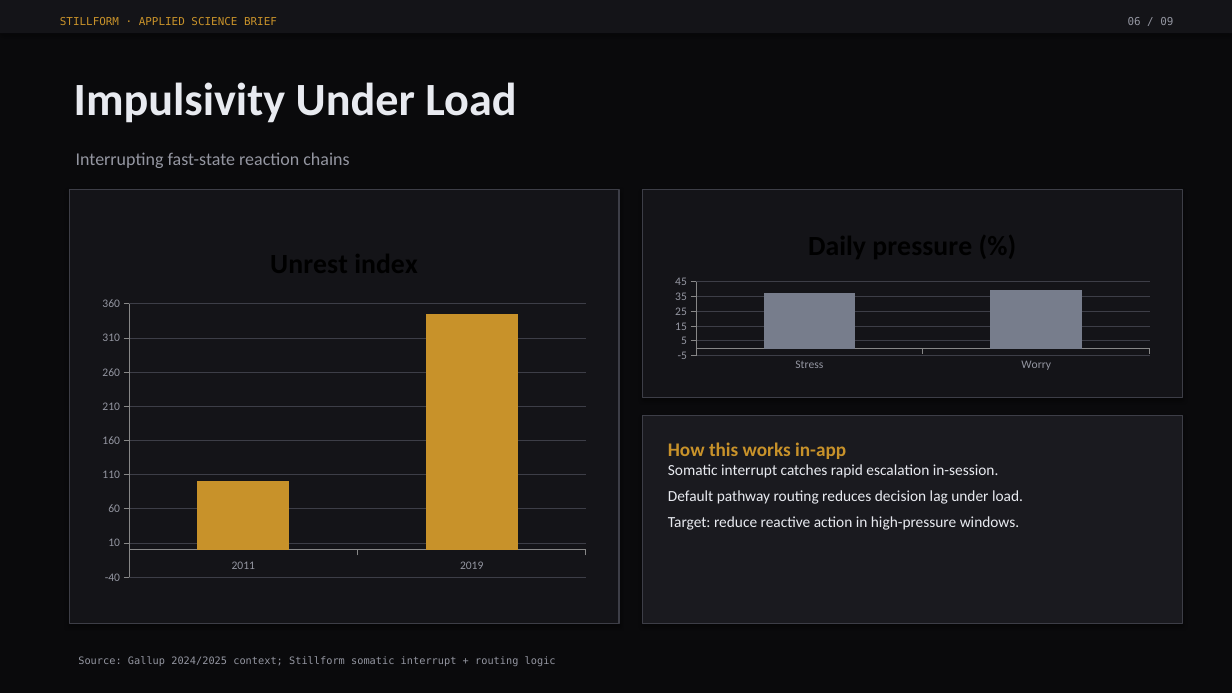
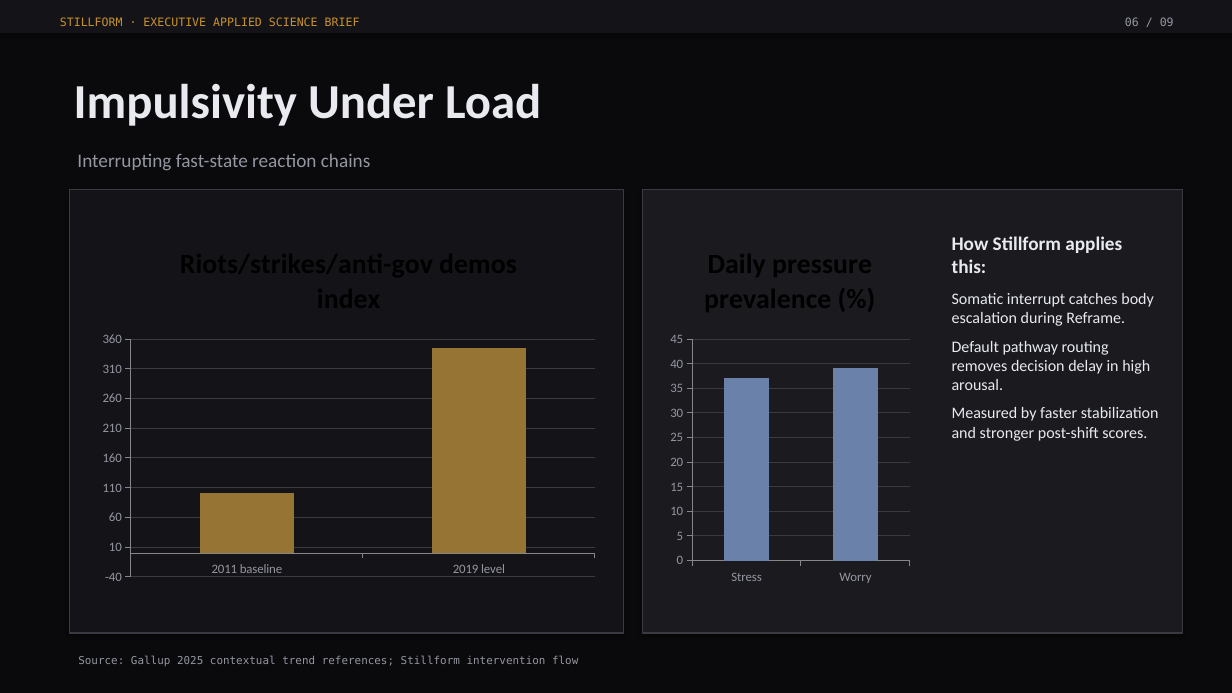
Before and after one commit to EmberEnterprises/Stillform, a slide deck: slide 6 of public/Stillform_Executive_Deck.pptx. Drawn at 1232x693 pixels with LibreOffice and Linux fonts; fonts in the diff are those of the drawing. Boxes give left, top, right and bottom in pixels: in the first picture for what was removed or moved away, otherwise in the second. Text is boxed around its words. In the diff, an @@ line names an element or a change of style, - is before the commit and + after.

```diff
--- a/public/Stillform_Executive_Deck.pptx
+++ b/public/Stillform_Executive_Deck.pptx
@@ text at <box>60,17,360,26</box>: text changed; size 8.5 to 9 pt @@
-STILLFORM · APPLIED SCIENCE BRIEF
+STILLFORM · EXECUTIVE APPLIED SCIENCE BRIEF
@@ text "06 / 09" at <box>1125,17,1174,26</box>: size 8.5 to 9 pt @@
@@ text "Impulsivity Under Load" at <box>74,83,541,126</box>: size 36 to 38 pt @@
@@ text "Interrupting fast-state reaction chains" at <box>77,153,370,171</box>: size 14 to 15 pt @@
@@ rectangle: place and size @@
-rectangle at <box>69,189,619,624</box>
+rectangle at <box>69,189,624,633</box>
@@ rectangle at <box>69,189,624,633</box>: outline #3D3E47 0.9 pt to #3A3A42 1 pt @@
@@ rectangle: place and size @@
-rectangle at <box>642,189,1183,397</box>
+rectangle at <box>642,189,1183,633</box>
@@ rectangle at <box>642,189,1183,633</box>: fill #141418 to #1A1A1F; outline #3D3E47 0.9 pt to #3A3A42 1 pt @@
@@ column chart at <box>92,226,605,592</box> @@
@@ title "Unrest index" to "Riots/strikes/anti-gov demos index" @@
-categories: 2011, 2019
+categories: 2011 baseline, 2019 level
-Unrest index: 100, 340
+Riots/strikes/anti-gov demos index: 100, 340
@@ colours of single points changed @@
@@ category axis changed @@
@@ value axis changed @@
@@ column chart: place and size @@
-column chart at <box>92,226,596,592</box>
+column chart at <box>92,226,605,592</box>
@@ column chart at <box>665,226,915,592</box> @@
@@ title "Daily pressure (%)" to "Daily pressure prevalence (%)" @@
-Daily pressure (%): 37, 39
+Daily pressure prevalence (%): 37, 39
@@ colours of single points changed @@
@@ category axis changed @@
@@ value axis changed @@
@@ column chart: place and size @@
-column chart at <box>665,213,1160,374</box>
+column chart at <box>665,226,915,592</box>
@@ text added at <box>952,293,1154,390</box>, 12.5 pt, text #E8EAF0 @@
+How Stillform applies this:
+Somatic interrupt catches body escalation during Reframe.
+Default pathway routing removes decision delay in high arousal.
+Measured by faster stabilization and stronger post-shift scores.
@@ rectangle removed at <box>642,416,1183,624</box> @@
@@ text removed at <box>668,442,1023,530</box> @@
-How this works in-app
-Somatic interrupt catches rapid escalation in-session.
-Default pathway routing reduces decision lag under load.
-Target: reduce reactive action in high-pressure windows.
@@ text at <box>78,656,578,666</box>: text changed; size 8 to 8.5 pt @@
-Source: Gallup 2024/2025 context; Stillform somatic interrupt + routing logic
+Source: Gallup 2025 contextual trend references; Stillform intervention flow
```
Also in this commit, not shown: 5 other slides changed, 3 slides added, 3 slides removed, 2 other files.
